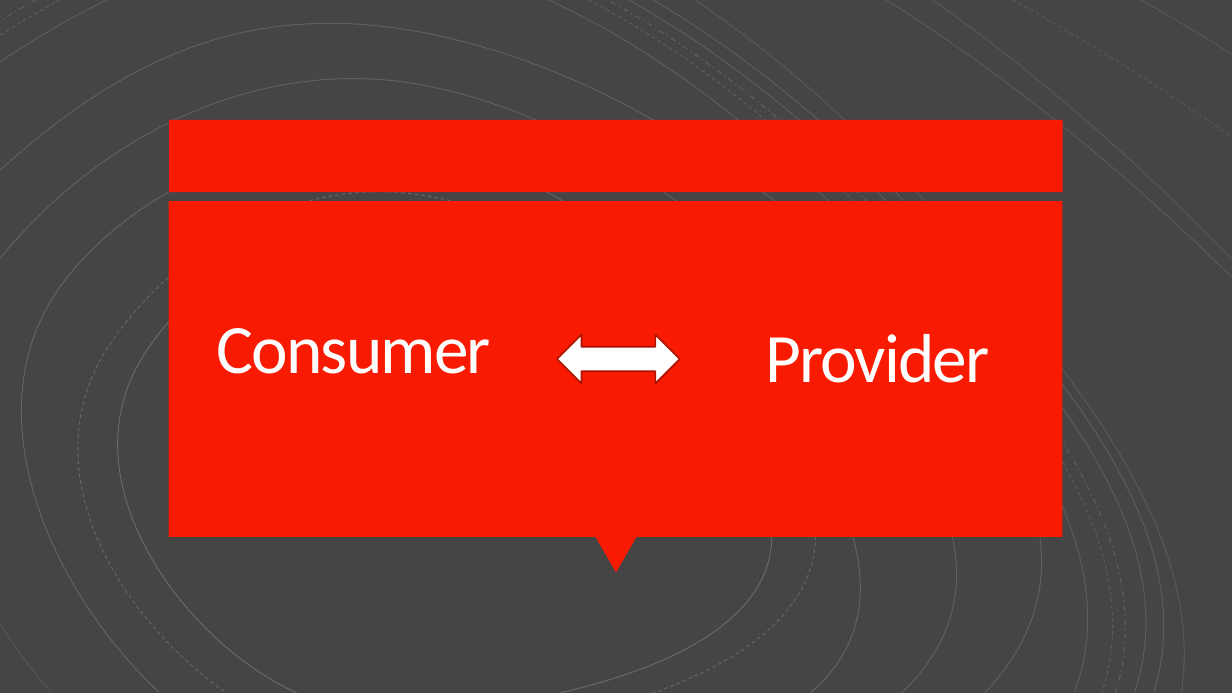
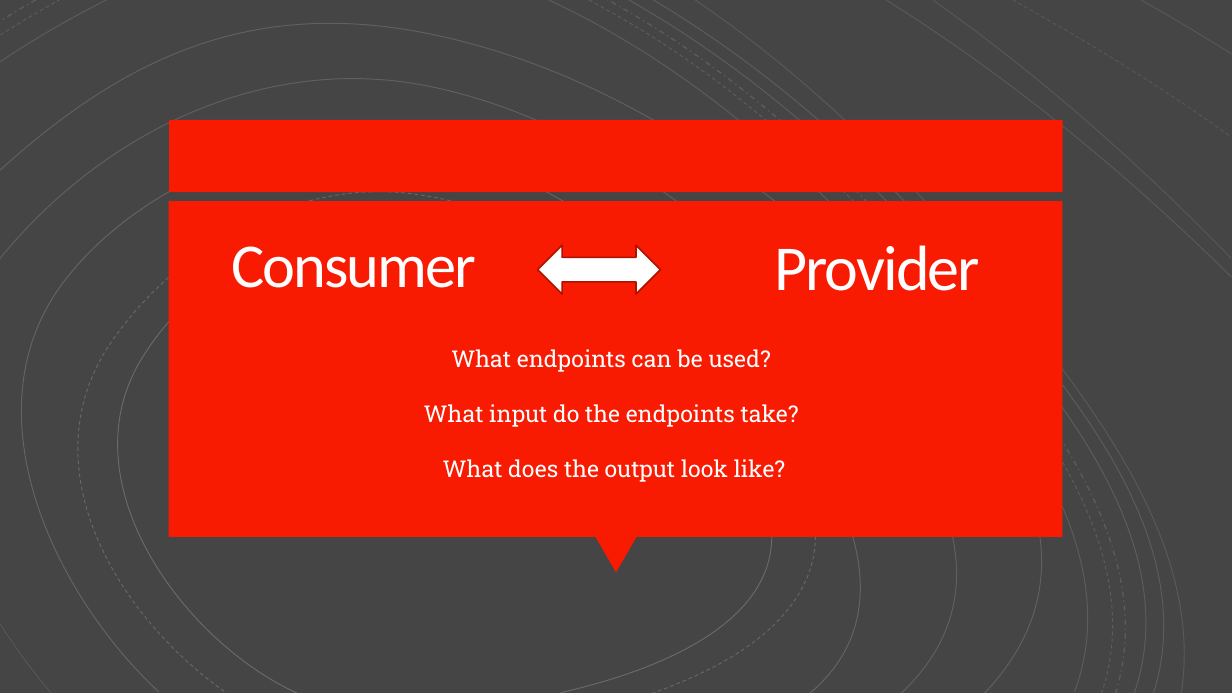
Before and after one commit to gigapr/Presentations, a slide deck: slide 3 of ConsumerDrivenContract.pptx (slide 4 before the commit). Drawn at 1232x693 pixels with LibreOffice and Linux fonts; fonts in the diff are those of the drawing. Boxes give left, top, right and bottom in pixels: in the first picture for what was removed or moved away, otherwise in the second. Text is boxed around its words. In the diff, an @@ line names an element or a change of style, - is before the commit and + after.

```diff
--- a/ConsumerDrivenContract.pptx
+++ b/ConsumerDrivenContract.pptx
@@ title "Consumer" at <box>231,246,476,288</box>: size 54 to 48.6 pt @@
@@ text "Provider" at <box>774,245,980,291</box>: size 54 to 50 pt; line spacing 0.8 to 0.6 @@
@@ left right arrow: place and size @@
-left right arrow at <box>557,335,680,384</box>
+left right arrow at <box>538,245,661,294</box>
@@ text added at <box>424,349,799,482</box>, 18 pt, text #FFFFFF @@
+What endpoints can be used?
+What input do the endpoints take?
+What does the output look like?
```
Also in this commit, not shown: 1 other slide changed, 2 slides added, 1 slide removed.
